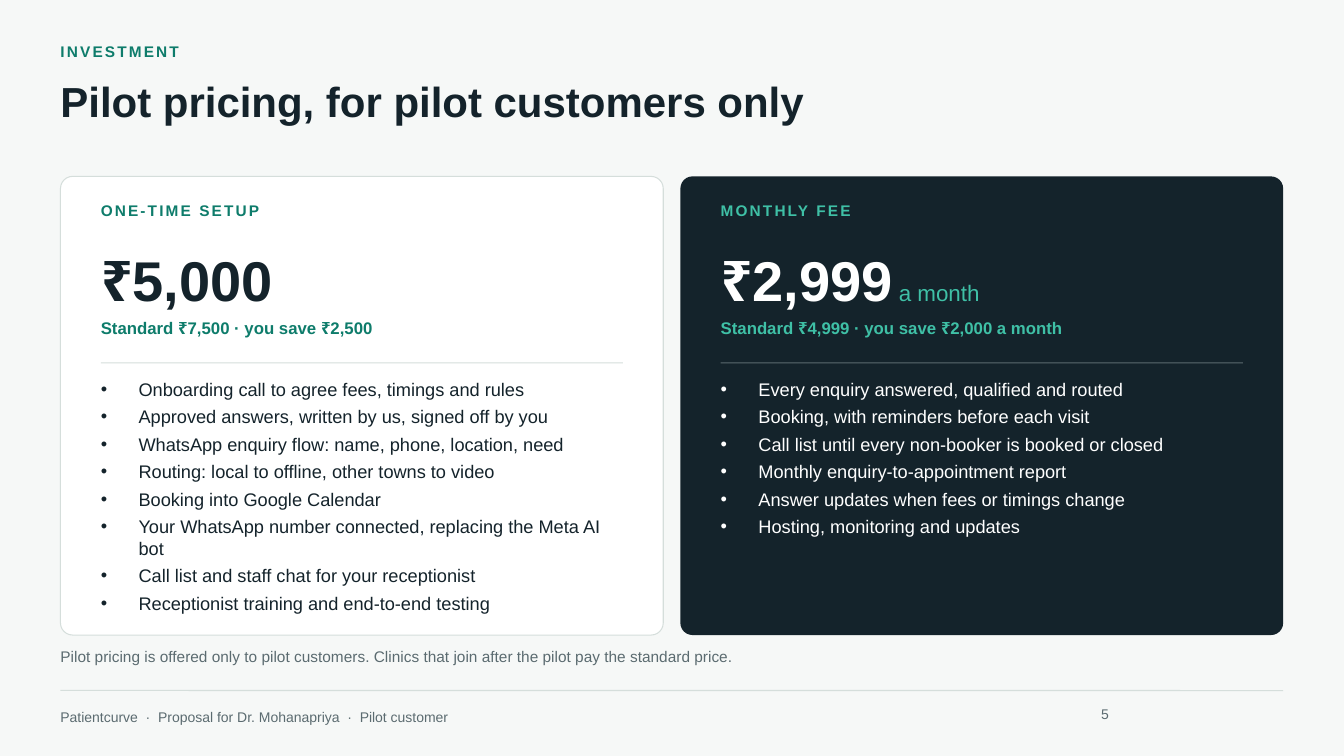
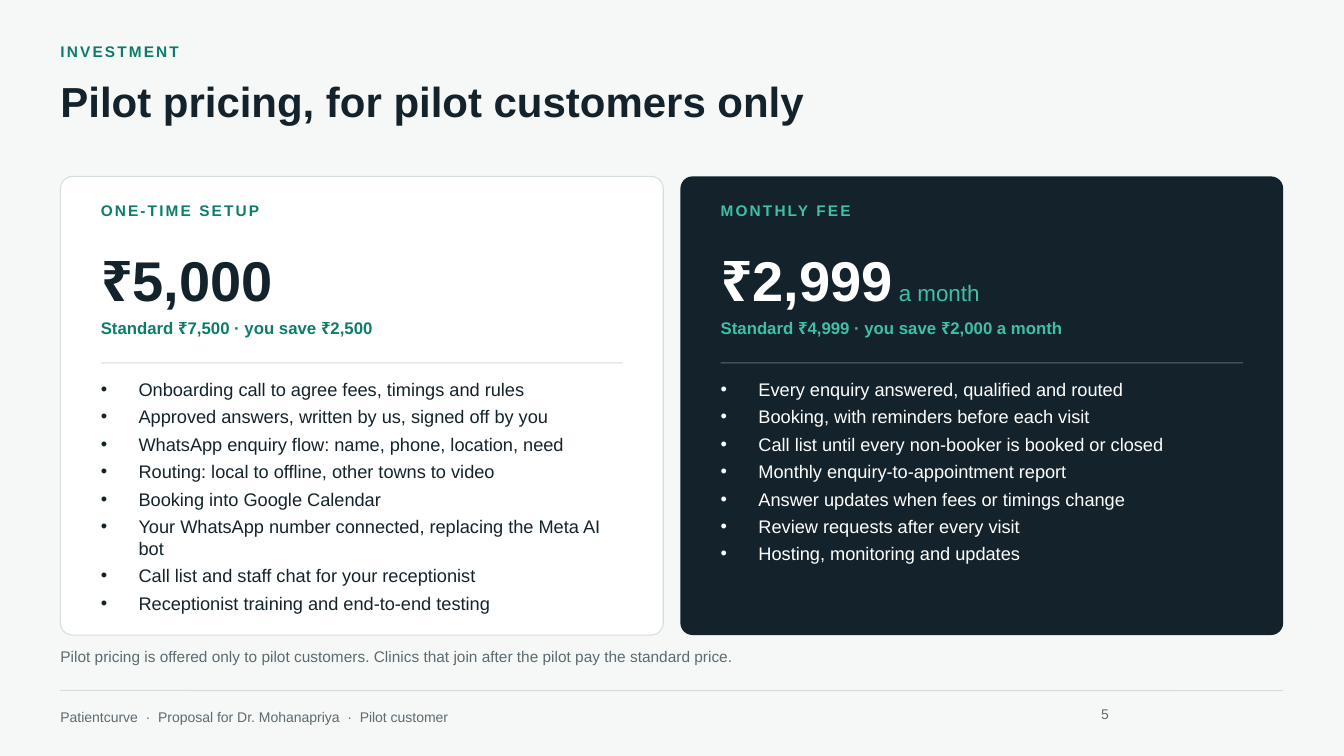
Before and after one commit to HARRISHG/staff-chat-flow, a slide deck: slide 5 of Patientcurve-Proposal-Dr-Mohanapriya.pptx. Drawn at 1344x756 pixels with LibreOffice and Linux fonts; fonts in the diff are those of the drawing; background and template pictures are left out. Boxes give left, top, right and bottom in pixels: in the first picture for what was removed or moved away, otherwise in the second. Text is boxed around its words. In the diff, an @@ line names an element or a change of style, - is before the commit and + after.

```diff
--- a/Patientcurve-Proposal-Dr-Mohanapriya.pptx
+++ b/Patientcurve-Proposal-Dr-Mohanapriya.pptx
@@ text at (758,519,1020,537): paragraph added @@
+• Review requests after every visit
```
Also in this commit, not shown: 3 other slides changed, 1 other file.
